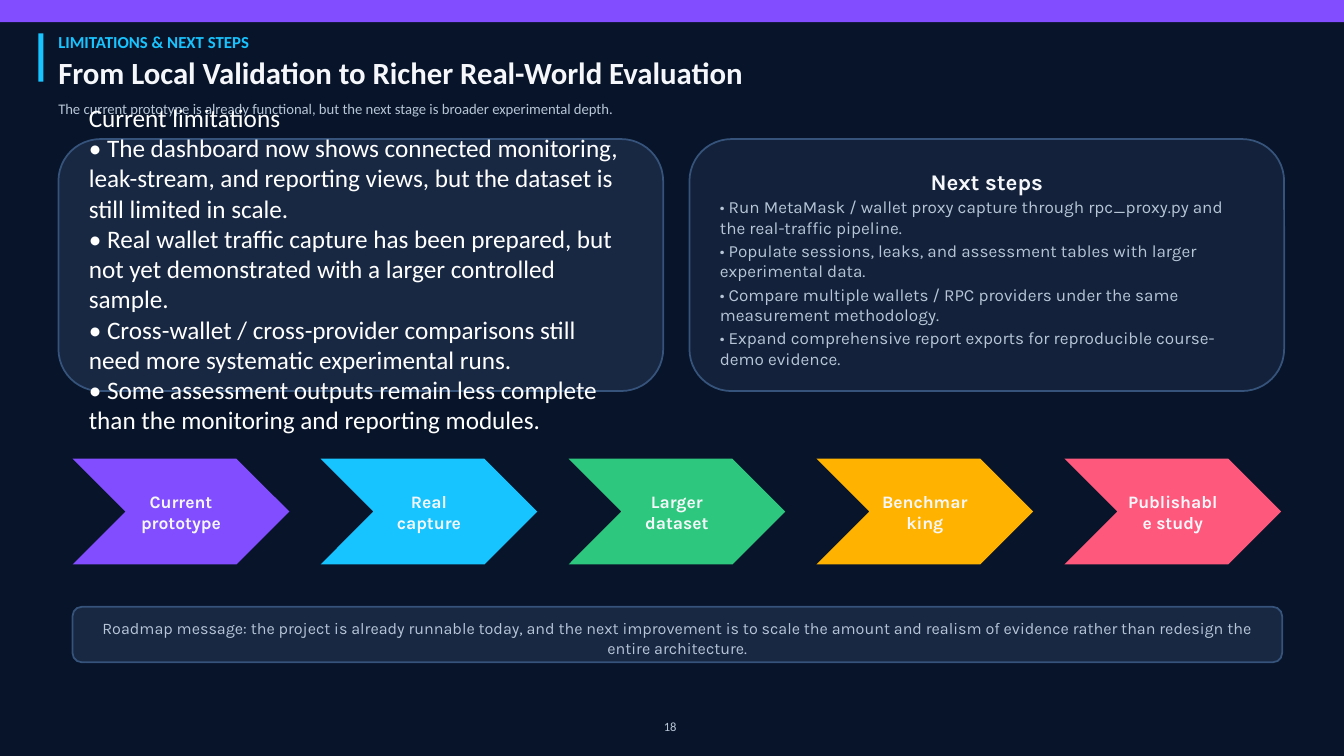
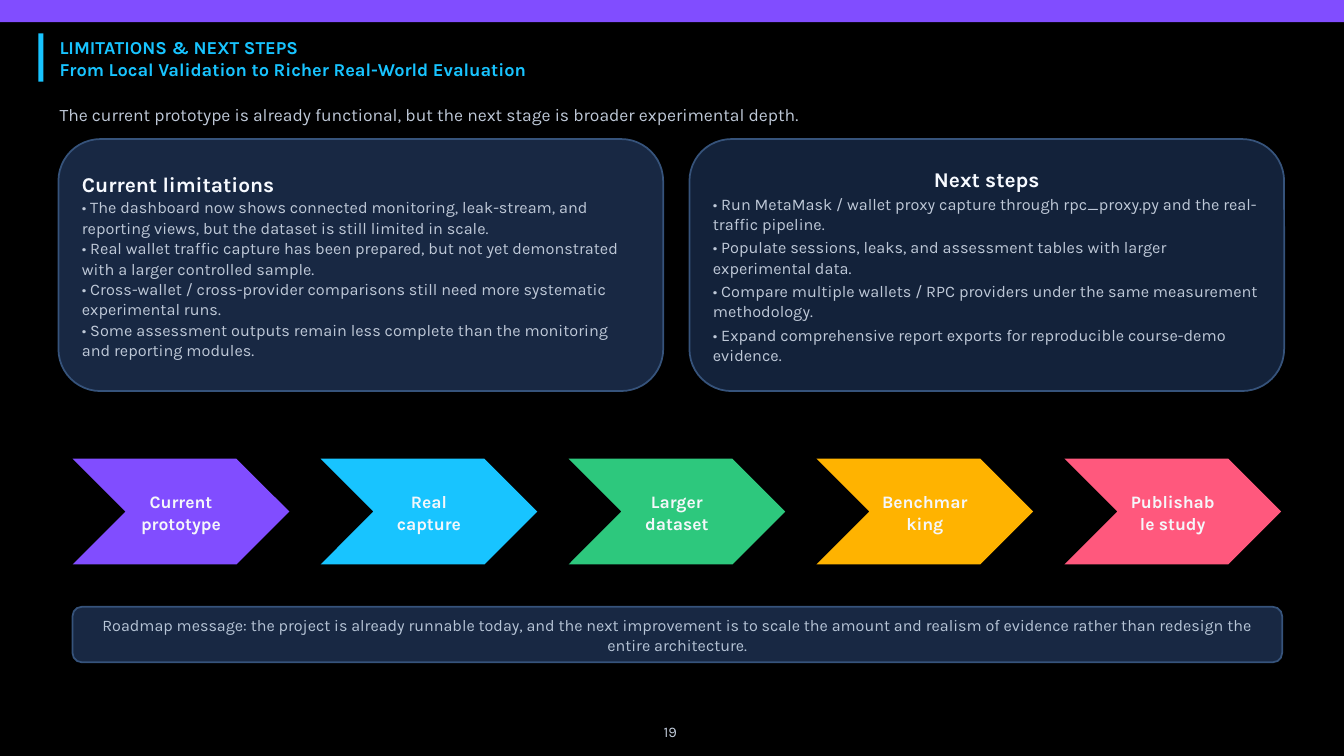
Before and after one commit to compass-rose/wallet-rpc-privacy, a slide deck: slide 19 of docs/Presentation_replaced_charts_v4.pptx (slide 18 before the commit). Drawn at 1344x756 pixels with LibreOffice and Linux fonts; fonts in the diff are those of the drawing. Boxes give left, top, right and bottom in pixels: in the first picture for what was removed or moved away, otherwise in the second. Text is boxed around its words. In the diff, an @@ line names an element or a change of style, - is before the commit and + after.

```diff
--- a/docs/Presentation_replaced_charts_v4.pptx
+++ b/docs/Presentation_replaced_charts_v4.pptx
@@ background #071429 to #000000 @@
@@ text "LIMITATIONS & NEXT STEPS" at (60, 42, 298, 55): size 12 to 13 pt, font Calibri to Karla; line spacing 1 to 1.05 @@
@@ text "From Local Validation to Richer ..." at (60, 63, 526, 77): size 22 to 13 pt, font Calibri to Karla, text colour #F5F7FA to #18C4FF; line spacing 1 to 1.05 @@
@@ text "The current prototype is already ..." at (60, 109, 799, 126): size 10.5 to 12.5 pt, font Calibri to Karla, text colour #B7C5D7 to #BFC9D8; line spacing 1 to 1.05 @@
@@ rounded rectangle "Current limitations" at (58, 139, 663, 391): size 18 to 15 pt, text colour #FFFFFF to #F7FAFF, bold on in "Current limitations"; font Calibri to Karla, size 18 to 11.6 pt, text colour #FFFFFF to #BFC9D8; line spacing 1 to 1.05 @@
@@ rounded rectangle "Next steps" at (690, 139, 1285, 391): size 16 to 15 pt, text colour #F5F7FA to #F7FAFF in "Next steps"; size 12.2 to 11.6 pt, text colour #B7C5D7 to #BFC9D8; line spacing 1 to 1.05 @@
@@ line spacing 1 to 1.05 in 6 elements at (73, 459, 289, 565), (321, 459, 537, 565), (569, 459, 785, 565), (817, 459, 1033, 565), (1065, 459, 1281, 565), (73, 607, 1282, 662) @@
@@ text at (664, 727, 677, 737): text changed; size 9 to 10.5 pt; font Calibri to Karla; text colour #B7C5D7 to #BFC9D8 @@
-18
+19
```
Also in this commit, not shown: 3 other slides changed, 1 slide added.
